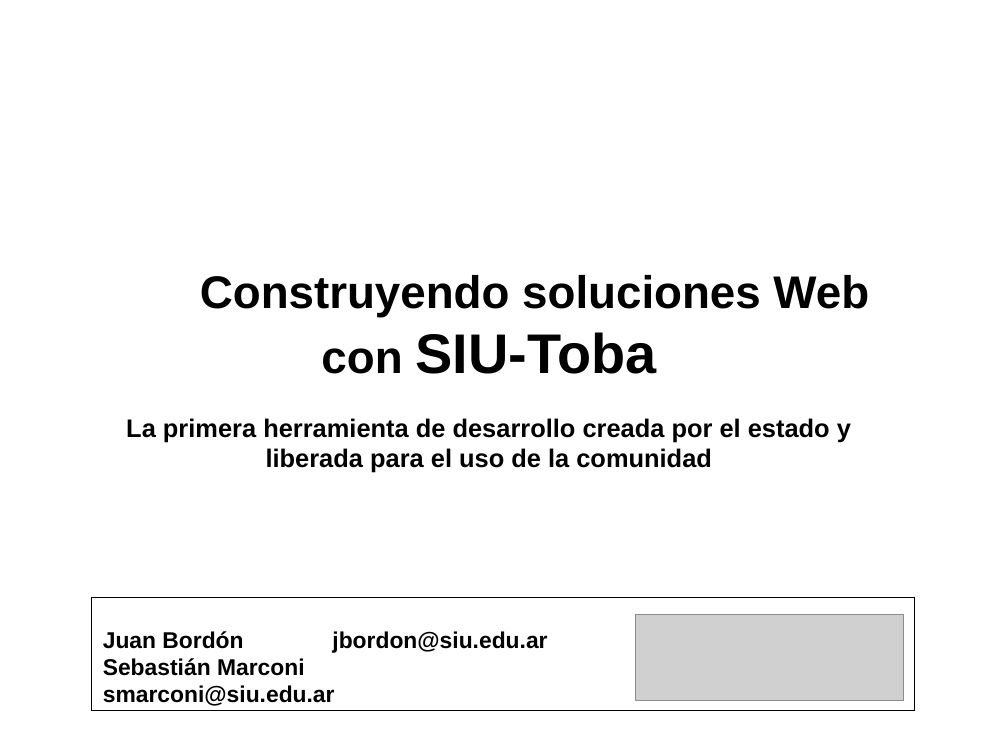
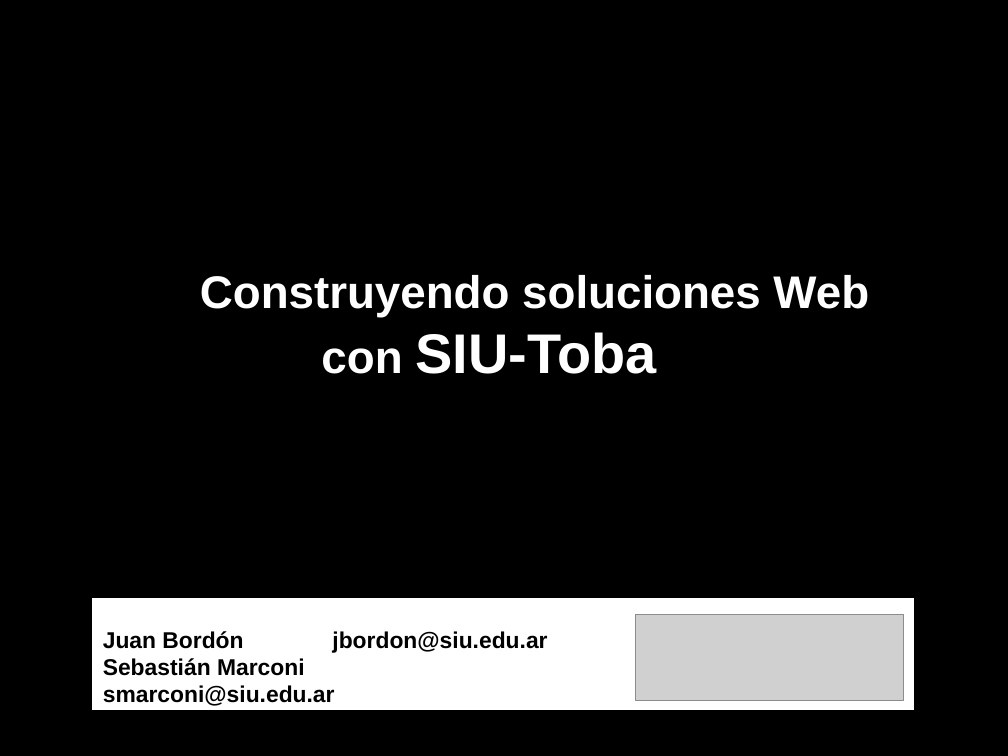
Before and after one commit to SIU-Toba/framework, a slide deck: slide 1 of doc/presentaciones/2007 - CafeConf.odp. Drawn at 1008x756 pixels with LibreOffice and Linux fonts; fonts in the diff are those of the drawing; grey boxes stand for pictures. Boxes give left, top, right and bottom in pixels: in the first picture for what was removed or moved away, otherwise in the second. Text is boxed around its words. In the diff, an @@ line names an element or a change of style, - is before the commit and + after.

```diff
--- a/doc/presentaciones/2007 - CafeConf.odp
+++ b/doc/presentaciones/2007 - CafeConf.odp
@@ background #FFFFFF to #000000 @@
@@ text "Construyendo soluciones Web con SIU-Toba" at box(200, 275, 869, 374): text colour #000000 to #FFFFFF @@
@@ text at box(126, 418, 851, 468): paragraph removed @@
-La primera herramienta de desarrollo creada por el estado y liberada para el uso de la comunidad
@@ rectangle "Juan Bordón jbordon@siu.edu.ar": place and size @@
-rectangle "Juan Bordón jbordon@siu.edu.ar" at box(103, 631, 547, 706)
+rectangle "Juan Bordón jbordon@siu.edu.ar" at box(94, 621, 579, 707)
```
Also in this commit, not shown: 15 other slides changed, 1 slide added, 3 other files.
